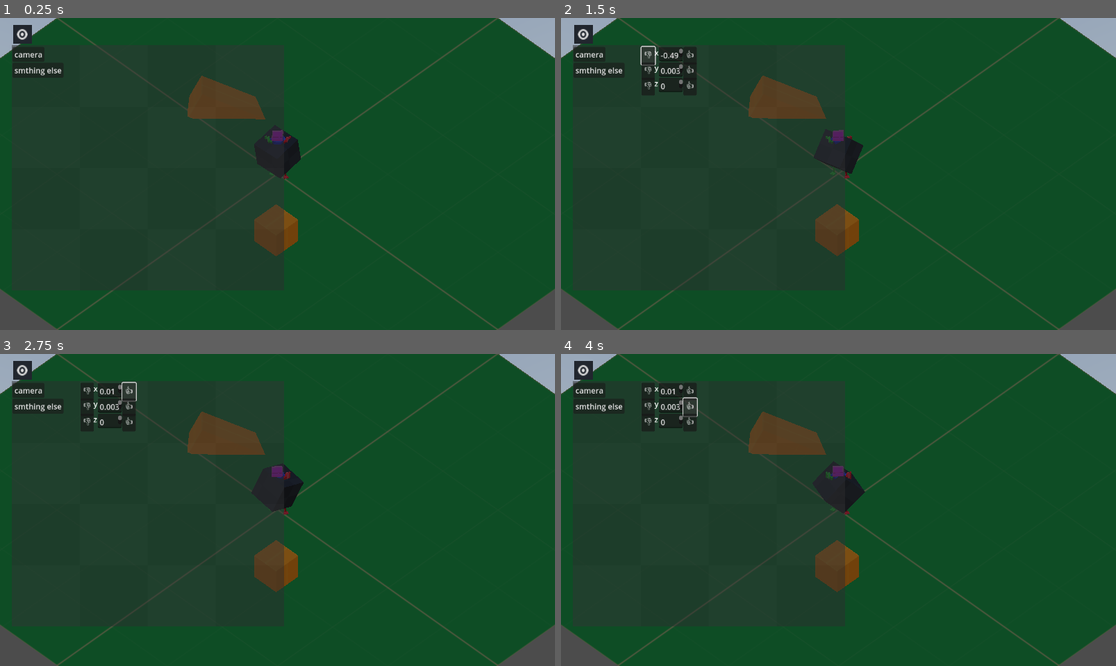
Above: before the commit, frames 1-4 (two rows, left to right).
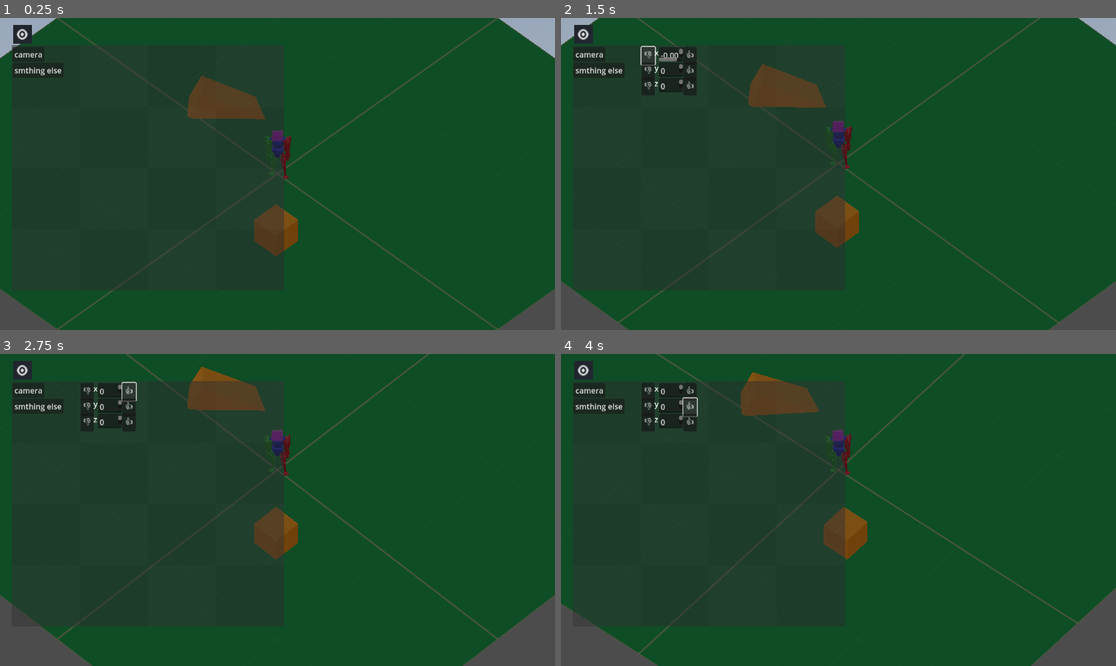
Above: after the commit, the same moments.

Repository: Androx765/Game_dev
Game: Godot game, scene res://scenes/game/game.tscn
Two runs of this game, one before a commit and one after it. Both use one fixed random seed, a clock stepped at 60 frames per second and the inputs below. This scene is started directly instead of the project's main scene. A sky picture missing from this copy of the repository is replaced by a grey-blue gradient.
Inputs:
- Up to frame 1 (0.25 s): no input
- Up to frame 2 (1.5 s): click "camera" at 0.5 s; click "👎" at 1.25 s
- Up to frame 3 (2.75 s): click "👍" at 2 s
- Up to frame 4 (4 s): click "👎" at 2.75 s; click "👍" at 3.5 s

The runs differ from the first frame. In frame 1, 0.7% of the frame differs, in the area x 45-55%, y 36-52%; in frame 2, 4.6%; in frame 3, 10%, in the area x 0-100%, y 0-100%; in frame 4, 9.9%.

Commit message:
move camera now, hold button

Diff:
--- /dev/null
+++ b/Game/global/camera_global.gd
@@ -0,0 +1,15 @@
+extends Node
+
+var OrgRotation = Vector3(0,0,0)		#set in onready on "res://scenes/game/cameras/camera_controller.tscn"
+var OrgPosition = Vector3(0,0,0)		#set in onready on "res://scenes/game/cameras/camera_controller.tscn"
+
+var CameraObject = null
+var CameraPivot = null
+# Called when the node enters the scene tree for the first time.
+func _ready():
+	pass # Replace with function body.
+
+
+# Called every frame. 'delta' is the elapsed time since the previous frame.
+func _process(delta):
+	pass
--- a/Game/project.godot
+++ b/Game/project.godot
@@ -14,6 +14,10 @@
 run/main_scene="res://scenes/main.tscn"
 config/features=PackedStringArray("4.2", "Forward Plus")
 config/icon="res://assets/icon/iconStartTemp.png"
+
+[autoload]
+
+CameraGlobal="*res://global/camera_global.gd"
 
 [dotnet]
 
--- a/Game/scenes/debug/debug-menu/camera_debug-menu.tscn
+++ b/Game/scenes/debug/debug-menu/camera_debug-menu.tscn
@@ -1,13 +1,6 @@
-[gd_scene load_steps=5 format=3 uid="uid://b5qhwwd2w0g1t"]
+[gd_scene load_steps=2 format=3 uid="uid://b5qhwwd2w0g1t"]
 
 [ext_resource type="Script" path="res://scenes/debug/debug-menu/camera_debug-menu_script.gd" id="1_f77rw"]
-[ext_resource type="Texture2D" uid="uid://c1le0mgopxg2m" path="res://assets/textures/dev/kenney_dev_textures/PNG/Dark/texture_08.png" id="2_jjc7w"]
-
-[sub_resource type="StandardMaterial3D" id="StandardMaterial3D_pw3bq"]
-albedo_texture = ExtResource("2_jjc7w")
-
-[sub_resource type="BoxMesh" id="BoxMesh_wr0gy"]
-material = SubResource("StandardMaterial3D_pw3bq")
 
 [node name="Camera-debug-menu" type="Node2D"]
 script = ExtResource("1_f77rw")
@@ -88,16 +81,6 @@
 offset_bottom = 31.0
 text = "👍"
 
-[node name="MeshInstance3D" type="MeshInstance3D" parent="."]
-transform = Transform3D(1, 0, 0, 0, 1, 0, 0, 0, 1, 0, 1, 0)
-mesh = SubResource("BoxMesh_wr0gy")
-
-[connection signal="button_down" from="x/xDown" to="." method="_on_x_down_button_down"]
 [connection signal="text_changed" from="x/xValue" to="." method="_on_x_value_text_changed"]
-[connection signal="button_down" from="x/xUp" to="." method="_on_x_up_button_down"]
-[connection signal="button_down" from="y/yDown" to="." method="_on_y_down_button_down"]
 [connection signal="text_changed" from="y/yValue" to="." method="_on_y_value_text_changed"]
-[connection signal="button_down" from="y/yUp" to="." method="_on_y_up_button_down"]
-[connection signal="button_down" from="z/zDown" to="." method="_on_z_down_button_down"]
 [connection signal="text_changed" from="z/zValue" to="." method="_on_z_value_text_changed"]
-[connection signal="button_down" from="z/zUp" to="." method="_on_z_up_button_down"]
--- a/Game/scenes/debug/debug-menu/camera_debug-menu_script.gd
+++ b/Game/scenes/debug/debug-menu/camera_debug-menu_script.gd
@@ -1,66 +1,68 @@
 extends Node2D
 
-var x_rotation = .01
-var y_rotation = .003
+var x_rotation = 0
+var y_rotation = 0
 var z_rotation = 0
 
-var camera = null
+var cameraPivot = null
+var cameraObject = null
 
+var speed = 0.001
 # Called when the node enters the scene tree for the first time.
 func _ready():
-	$x/xValue.text = str(x_rotation) #TODO actual camera rotation
-	$y/yValue.text = str(y_rotation) #TODO actual camera rotation
-	$z/zValue.text = str(z_rotation) #TODO actual camera rotation
+	x_rotation = CameraGlobal.OrgRotation.x
+	y_rotation = CameraGlobal.OrgRotation.y
+	z_rotation = CameraGlobal.OrgRotation.z
+	$x/xValue.text = str(x_rotation)
+	$y/yValue.text = str(y_rotation)
+	$z/zValue.text = str(z_rotation)
 
-	camera = $MeshInstance3D #TODO actual camera
+	cameraPivot = CameraGlobal.CameraPivot
+	cameraObject = CameraGlobal.CameraObject
 	pass
 
 
 # Called every frame. 'delta' is the elapsed time since the previous frame.
 func _process(delta):
-	if(camera != null):
-		camera.rotate_x(x_rotation)
-		camera.rotate_y(y_rotation)
-		camera.rotate_z(z_rotation)
+	if(cameraObject != null):
+		cameraObject.rotate_x(x_rotation)
+		cameraPivot.rotate_y(y_rotation)
+		cameraObject.rotate_z(z_rotation)
+
+	if ($x/xDown.button_pressed):
+		$x/xValue.text = str(float($x/xValue.text) -speed)
+		x_rotation = float($x/xValue.text)
+
+	if ($y/yDown.button_pressed):
+		$y/yValue.text = str(float($y/yValue.text) -speed)
+		y_rotation = float($y/yValue.text)
+
+	if ($z/zDown.button_pressed):
+		$z/zValue.text = str(float($z/zValue.text) -speed)
+		z_rotation = float($z/zValue.text)
+
+	if ($x/xUp.button_pressed):
+		$x/xValue.text = str(float($x/xValue.text) +speed)
+		x_rotation = float($x/xValue.text)
+
+	if ($y/yUp.button_pressed):
+		$y/yValue.text = str(float($y/yValue.text) +speed)
+		y_rotation = float($y/yValue.text)
+
+	if ($z/zUp.button_pressed):
+		$z/zValue.text = str(float($z/zValue.text) +speed)
+		z_rotation = float($z/zValue.text)
 	pass
 
 
 func _on_x_value_text_changed():
 	x_rotation = float($x/xValue.text)
 	pass
-func _on_x_down_button_down():
-	$x/xValue.text = str(float($x/xValue.text) -.5)
-	x_rotation = float($x/xValue.text)
-	pass
-func _on_x_up_button_down():
-	$x/xValue.text = str(float($x/xValue.text) +.5)
-	x_rotation = float($x/xValue.text)
-	pass
-
-
 
 func _on_y_value_text_changed():
 	y_rotation = float($y/yValue.text)
 	pass
-func _on_y_down_button_down():
-	$y/yValue.text = str(float($y/yValue.text) -.5)
-	y_rotation = float($y/yValue.text)
-	pass
-func _on_y_up_button_down():
-	$y/yValue.text = str(float($y/yValue.text) +.5)
-	y_rotation = float($y/yValue.text)
-	pass
-
-
 
 func _on_z_value_text_changed():
 	z_rotation = float($z/zValue.text)
 	pass
-func _on_z_down_button_down():
-	$z/zValue.text = str(float($z/zValue.text) -.5)
-	z_rotation = float($z/zValue.text)
-	pass
-func _on_z_up_button_down():
-	$z/zValue.text = str(float($z/zValue.text) +.5)
-	z_rotation = float($z/zValue.text)
-	pass
--- a/Game/scenes/game/cameras/cameraController.gd
+++ b/Game/scenes/game/cameras/cameraController.gd
@@ -6,6 +6,9 @@
 
 func _ready():
 	camera_pivot = get_child(0)
+	CameraGlobal.CameraPivot = camera_pivot
+	CameraGlobal.CameraObject = camera_pivot.get_child(0)
+	CameraGlobal.OrgPosition = transform.origin
 
 func _physics_process(_delta):
 	if player and camera_pivot:
